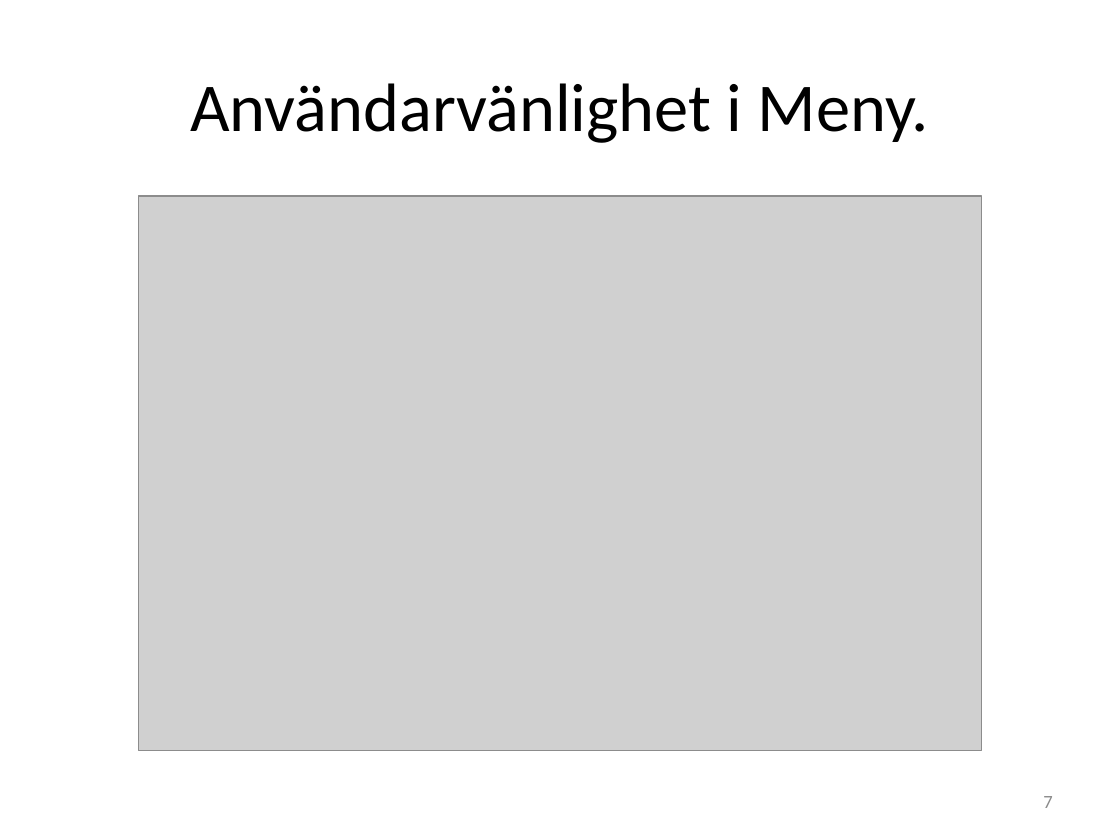
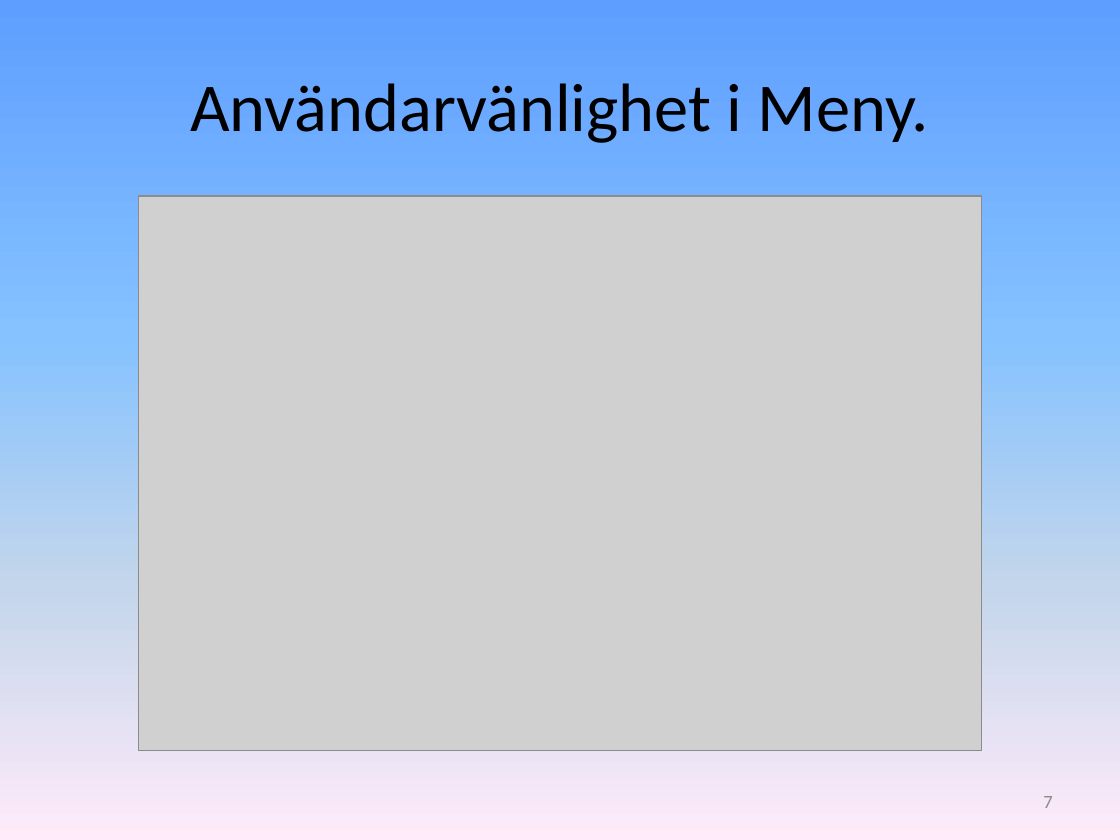
Before and after one commit to Grenmyr/-1DV430-Induviduellt-Mjukvaruutvecklingsprojekt, a slide deck: slide 7 of Dokumentation/presentation/Grenmyr_David.pptx. Drawn at 1120x840 pixels with LibreOffice and Linux fonts; fonts in the diff are those of the drawing; grey boxes stand for pictures. Boxes give left, top, right and bottom in pixels: in the first picture for what was removed or moved away, otherwise in the second. Text is boxed around its words. In the diff, an @@ line names an element or a change of style, - is before the commit and + after.

```diff
--- a/Dokumentation/presentation/Grenmyr_David.pptx
+++ b/Dokumentation/presentation/Grenmyr_David.pptx
@@ background #FFFFFF to gradient #5E9EFF to #85C2FF to #C4D6EB to #FFEBFA @@
```
Also in this commit, not shown: 19 other slides changed, 2 other files.
